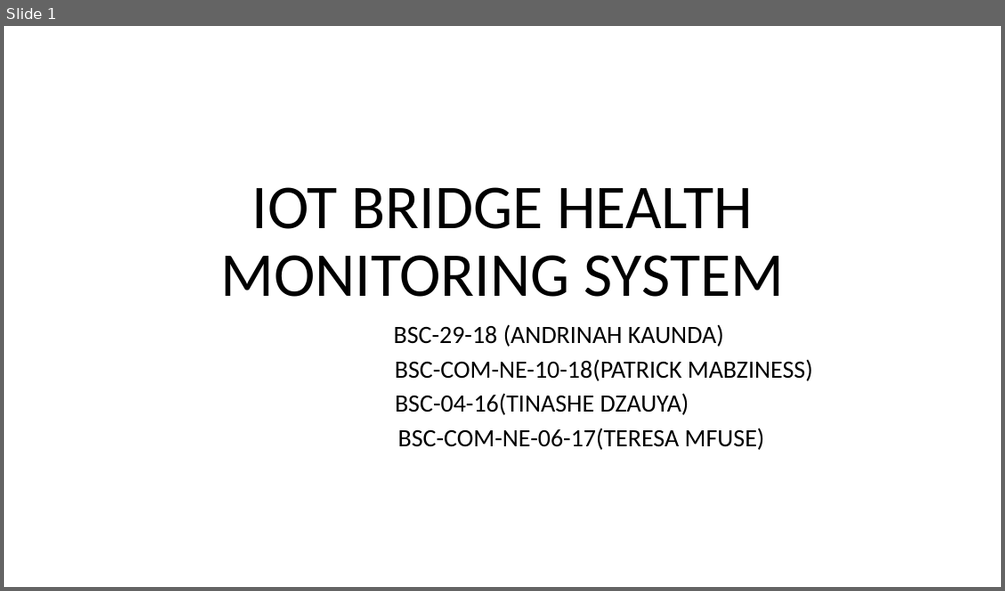
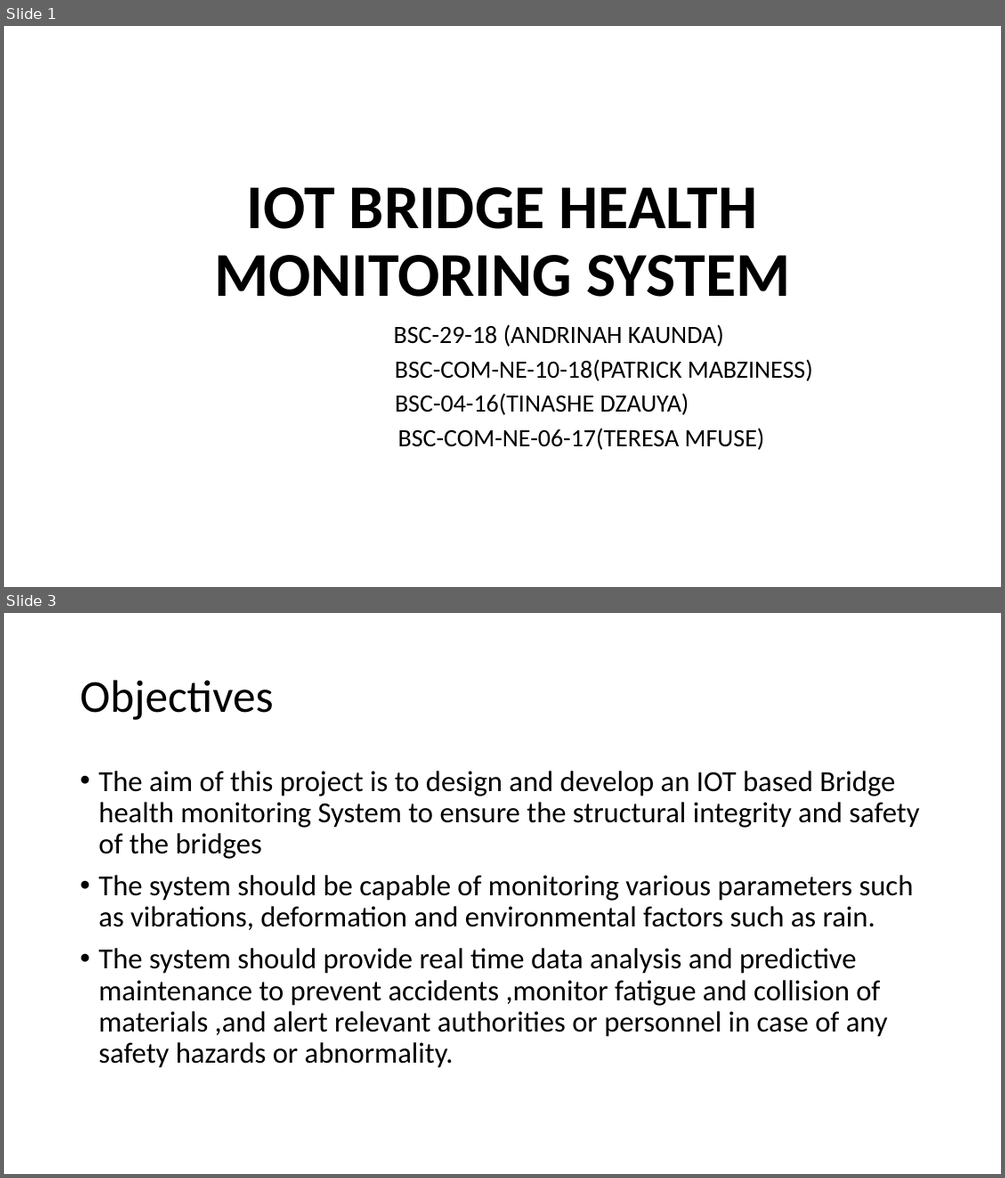
Before and after one commit to patrickmabziness360/Bridge_Health_Monitoring_System, a slide deck: Project Documents/IOT BRIDGE HEALTH MONITORING SYSTEM.pptx. Shown one above the other, each under a label of ours: slide 1 before the commit, slides 1 and 3 after it; the slides between them are not shown. The pictures are 1005x591 and 1005x1178 pixels, drawn with LibreOffice and Linux fonts; fonts in the diff are those of the drawing. Boxes give left, top, right and bottom in pixels: in the first picture for what was removed or moved away, otherwise in the second. Text is boxed around its words. In the diff, an @@ line names an element or a change of style, - is before the commit and + after.

```diff
--- a/Project Documents/IOT BRIDGE HEALTH MONITORING SYSTEM.pptx
+++ b/Project Documents/IOT BRIDGE HEALTH MONITORING SYSTEM.pptx
@@ slide 3 added at [4,613,1001,1174], background #FFFFFF @@
@@ title added at [80,680,273,720], 44 pt, text #000000 @@
+Objectives
@@ text added at [98,771,919,1068], 28 pt, text #000000 @@
+• The aim of this project is to design and develop an IOT based Bridge health monitoring System to ensure the structural integrity and safety of the bridges
+• The system should be capable of monitoring various parameters such as vibrations, deformation and environmental factors such as rain.
+• The system should provide real time data analysis and predictive maintenance to prevent accidents ,monitor fatigue and collision of materials ,and alert relevant authorities or personnel in case of any safety hazards or abnormality.
@@ slide 1 changed as well @@
@@ title "IOT BRIDGE HEALTH MONITORING SYSTEM" at [214,187,790,297]: bold on @@
```
Also in this commit, not shown: 2 other slides changed, 2 other slides added, 2 slides removed, 47 other files.
